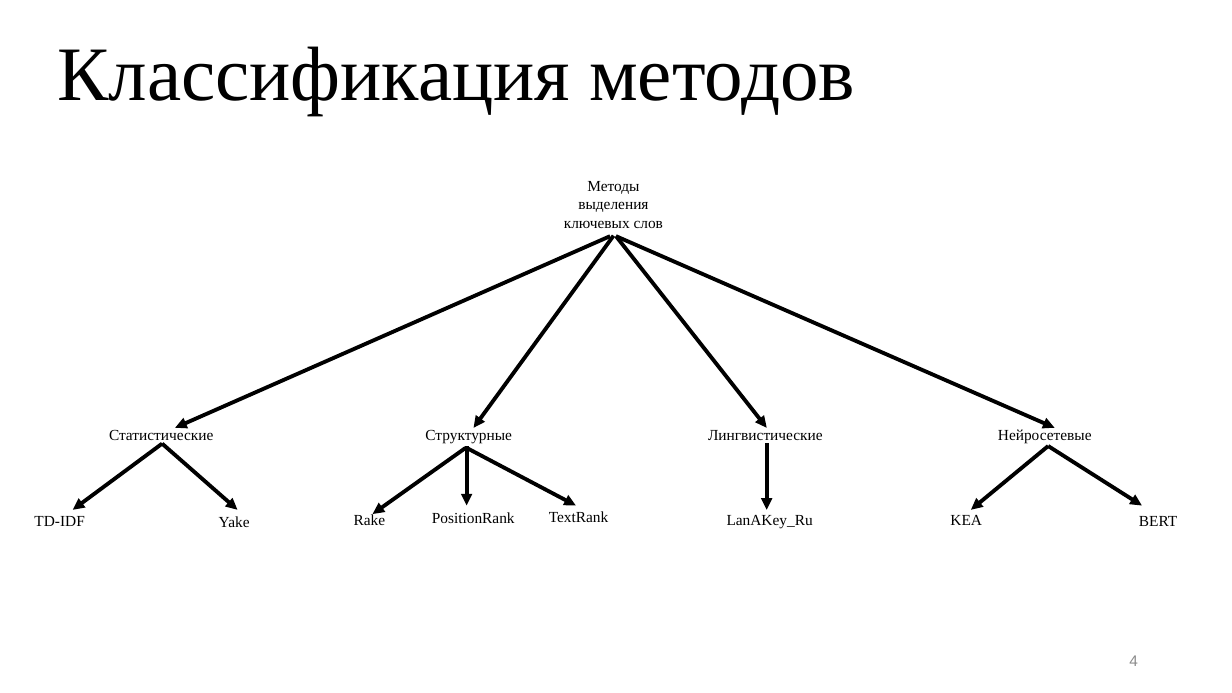
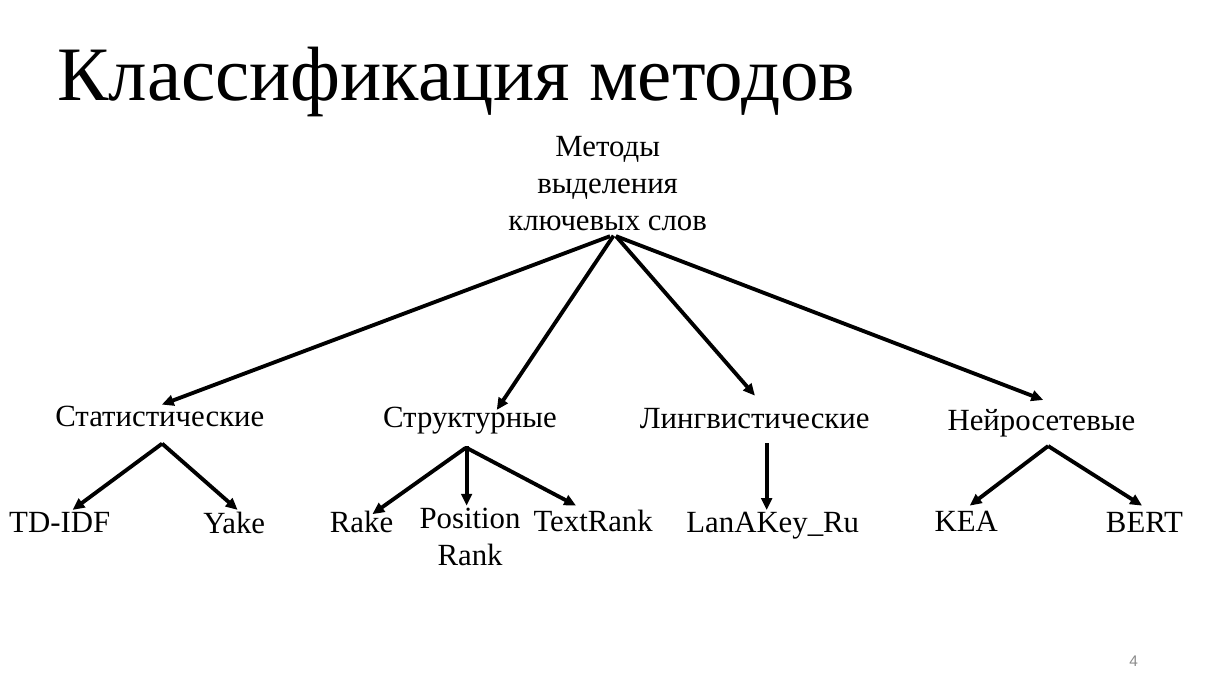
Before and after one commit to BroBezzubik/Diplome2021, a slide deck: slide 4 of Защита/Презентация.pptx. Drawn at 1232x693 pixels with LibreOffice and Linux fonts; fonts in the diff are those of the drawing. Boxes give left, top, right and bottom in pixels: in the first picture for what was removed or moved away, otherwise in the second. Text is boxed around its words. In the diff, an @@ line names an element or a change of style, - is before the commit and + after.

```diff
--- a/Защита/Презентация.pptx
+++ b/Защита/Презентация.pptx
@@ ellipse "Методы выделения ключевых слов": place and size @@
-ellipse "Методы выделения ключевых слов" at [527,165,701,242]
+ellipse "Методы выделения ключевых слов" at [445,143,770,220]
@@ arrow moved from (610, 237) - (176, 428) to (610, 237) - (162, 405) @@
@@ arrow moved from (614, 236) - (474, 428) to (614, 236) - (497, 409) @@
@@ arrow moved from (616, 237) - (1055, 428) to (616, 237) - (1043, 400) @@
@@ arrow moved from (616, 237) - (767, 428) to (616, 237) - (755, 396) @@
@@ ellipse "Статистические": place and size @@
-ellipse "Статистические" at [66,396,258,473]
+ellipse "Статистические" at [0,376,335,453]
@@ size 12 to 24 pt in 13 elements at [0,482,156,560], [138,482,330,559], [871,481,1063,557], [265,482,457,559], [374,497,567,574], [1074,482,1215,559], [481,482,706,558], [634,482,911,559], [895,380,1189,457], [0,376,335,453], [445,143,770,220], [579,378,932,455], [295,377,653,454] @@
@@ ellipse "Структурные": place and size @@
-ellipse "Структурные" at [384,396,558,473]
+ellipse "Структурные" at [295,377,653,454]
@@ ellipse "Лингвистические": place and size @@
-ellipse "Лингвистические" at [671,396,860,473]
+ellipse "Лингвистические" at [579,378,932,455]
@@ ellipse "Нейросетевые": place and size @@
-ellipse "Нейросетевые" at [958,396,1132,473]
+ellipse "Нейросетевые" at [895,380,1189,457]
@@ arrow moved from (1048, 446) - (971, 510) to (1048, 446) - (970, 506) @@
@@ ellipse "Rake": place and size @@
-ellipse "Rake" at [274,481,466,557]
+ellipse "Rake" at [265,482,457,559]
@@ ellipse "PositionRank": place and size @@
-ellipse "PositionRank" at [377,479,569,555]
+ellipse "PositionRank" at [374,497,567,574]
@@ ellipse "TextRank": place and size @@
-ellipse "TextRank" at [482,479,675,555]
+ellipse "TextRank" at [481,482,706,558]
@@ ellipse "LanAKey_Ru": place and size @@
-ellipse "LanAKey_Ru" at [674,481,866,557]
+ellipse "LanAKey_Ru" at [634,482,911,559]
@@ ellipse "BERT": place and size @@
-ellipse "BERT" at [1102,482,1215,559]
+ellipse "BERT" at [1074,482,1215,559]
```
